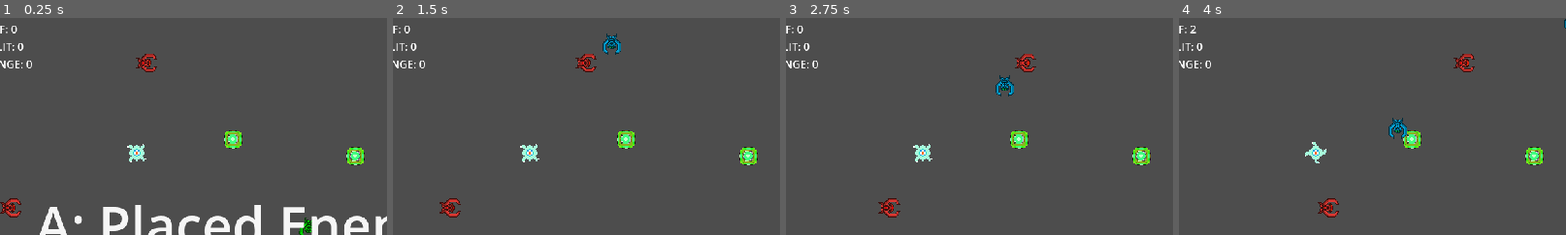
Above: before the commit, frames 1-4 (left to right).
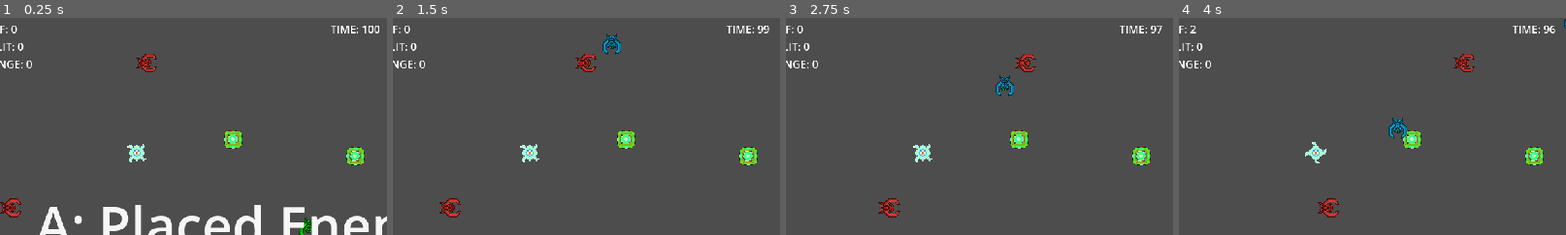
Above: after the commit, the same moments.

Repository: gamkedo-la/AttackStackCharlie
Game: Godot game, scene res://Levels/TestLevelA.tscn
The game is run twice, just before and just after one commit, with the same random seed, the same clock (stepped at 60 frames per second) and the same inputs. This scene is started directly instead of the project's main scene. Sound files missing from this copy of the repository are replaced by a short silence.
Inputs:
- Up to frame 1 (0.25 s): no input
- Up to frame 2 (1.5 s): hold D (move right) 0.53-1.28 s; hold Space (shoot) 0.53-1.28 s; hold S (move down) from 1.28 s (still down); tap Space (shoot) at 1.35 s
- Up to frame 3 (2.75 s): release S (move down) at 2.03 s; hold D (move right) from 2.03 s (still down); hold Space (shoot) from 2.03 s (still down)
- Up to frame 4 (4 s): release D (move right) at 2.78 s; release Space (shoot) at 2.78 s; hold W (move up) 2.78-3.53 s; tap Space (shoot) at 2.85 s; hold A (move left) from 3.53 s (still down); hold Space (shoot) from 3.53 s (still down)
The pictures show only the part of the screen within x 4-54%, y 2-51%; the shares and areas given below are measured in that part.

The runs differ from the first frame. In frame 1, 0.2% of the frame differs, in the area x 85-98%, y 3-8%; in frame 2, 0.2%; in frame 3, 0.2%; in frame 4, 0.2%.

Commit message:
100 second timer that will restart the level when it reaches 0

Diff:
--- a/Levels/EveryLevelReusedStuff.tscn
+++ b/Levels/EveryLevelReusedStuff.tscn
@@ -124,3 +124,16 @@
 [node name="3d right" type="CSGBox3D" parent="Background 3D setup/3D boundaries - visual for alignment"]
 transform = Transform3D(1, 0, 0, 0, 1, 0, 0, 0, 1, 35.7226, 4.99725, 10.0399)
 size = Vector3(1, 1, 20.2183)
+
+[node name="Timer" type="Label" parent="."]
+offset_left = 489.0
+offset_top = 15.0
+offset_right = 663.0
+offset_bottom = 63.0
+text = "TIME:"
+horizontal_alignment = 1
+
+[node name="Countdown" type="Timer" parent="."]
+wait_time = 100.0
+one_shot = true
+autostart = true
--- a/Levels/MainPlay.gd
+++ b/Levels/MainPlay.gd
@@ -1,6 +1,9 @@
 extends Node2D
 var RoundTitle = preload("res://UI/HUD/round_title.tscn")
 @export var LevelName = "StageName";
+var timerCount: int = 100;
+@onready var timer = get_tree().current_scene.get_node("EveryLevelReusedStuff/Timer");
+@onready var countdown = get_tree().current_scene.get_node("EveryLevelReusedStuff/Countdown");
 
 # Called when the node enters the scene tree for the first time.
 func _ready():
@@ -10,4 +13,9 @@
 
 # Called every frame. 'delta' is the elapsed time since the previous frame.
 func _process(delta):
+	timer.text = "TIME: " + str(snapped(countdown.time_left, 1));
+
+	if (countdown.time_left <= 0):
+		SceneManager.RestartScene();
+
 	pass
